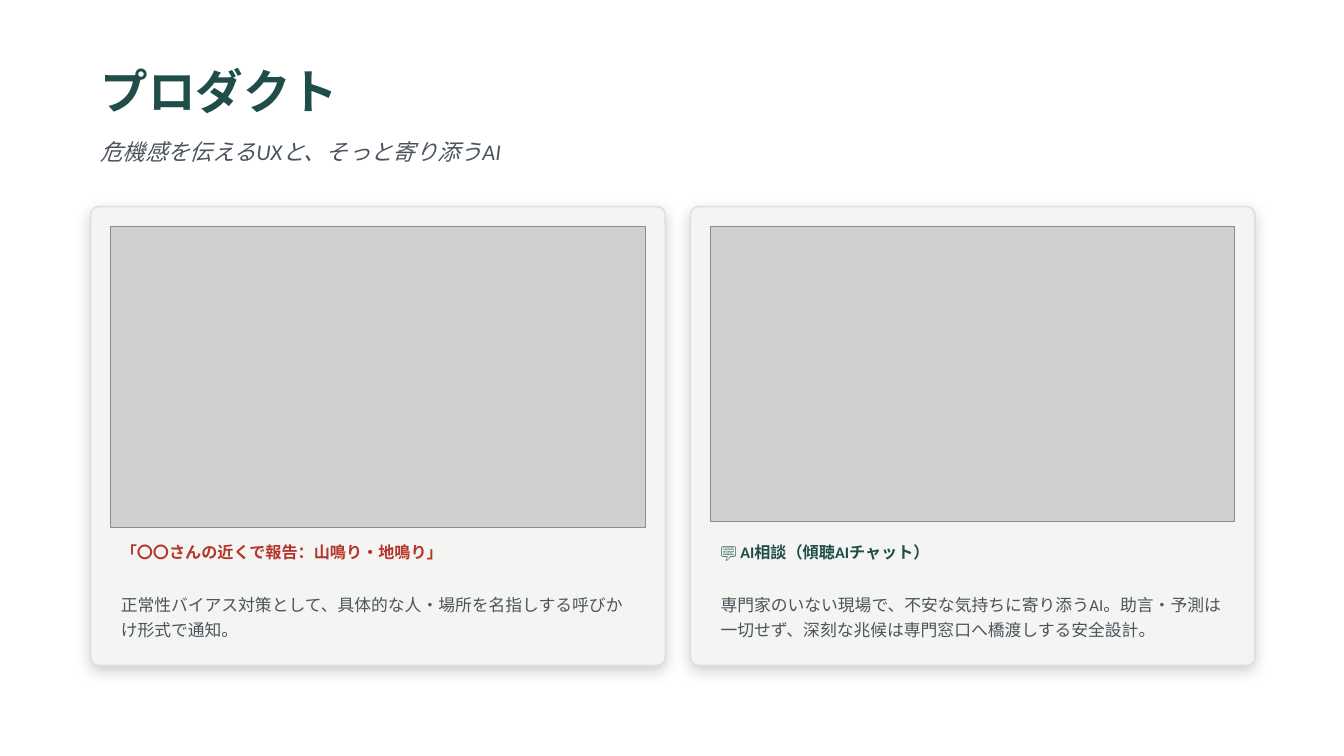
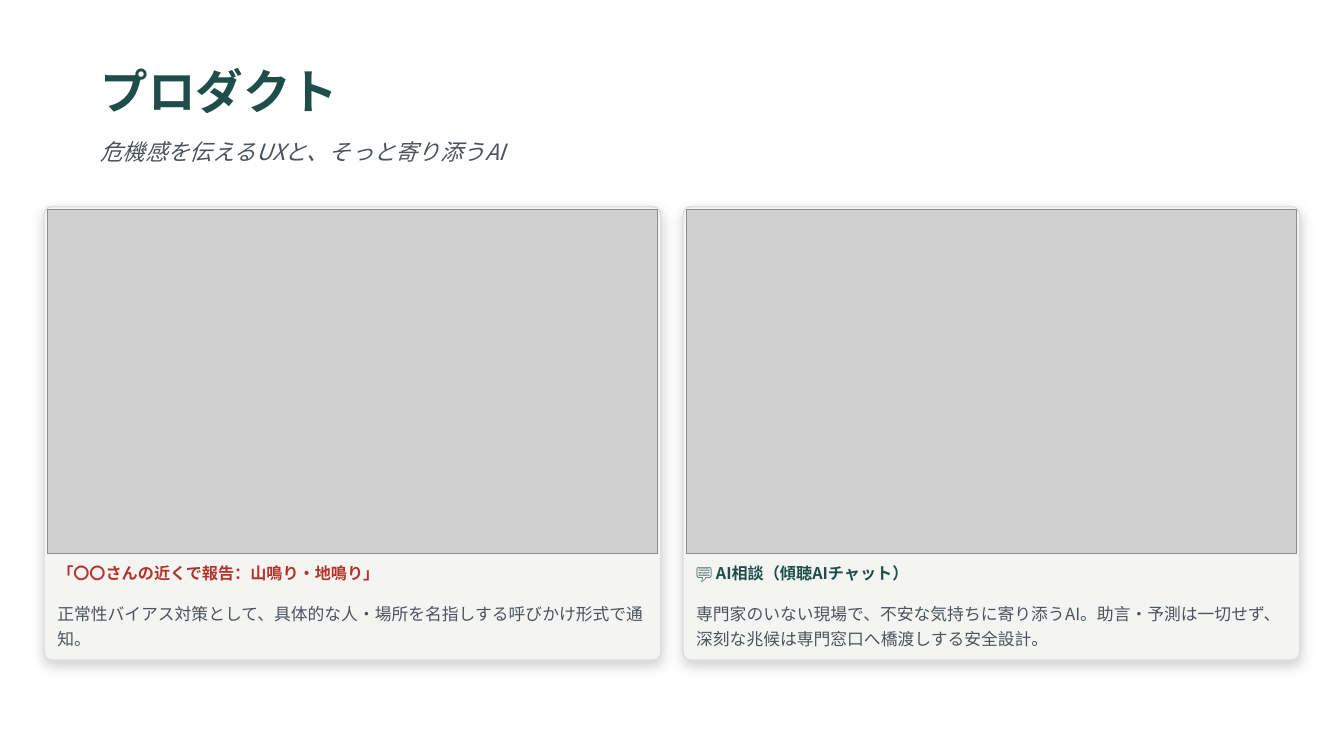
Before and after one commit to gurii-gabreh/Kizashi, a slide deck: slide 5 of kizashi-app/submission/presentation.pptx. Drawn at 1344x756 pixels with LibreOffice and Linux fonts; fonts in the diff are those of the drawing; grey boxes stand for pictures. Boxes give left, top, right and bottom in pixels: in the first picture for what was removed or moved away, otherwise in the second. Text is boxed around its words. In the diff, an @@ line names an element or a change of style, - is before the commit and + after.

```diff
--- a/kizashi-app/submission/presentation.pptx
+++ b/kizashi-app/submission/presentation.pptx
@@ rounded rectangle: place and size @@
-rounded rectangle at <box>91,207,665,665</box>
+rounded rectangle at <box>44,207,661,660</box>
@@ rounded rectangle: place and size @@
-rounded rectangle at <box>691,207,1255,665</box>
+rounded rectangle at <box>684,207,1301,660</box>
@@ picture: place and size @@
-picture at <box>111,227,645,527</box>
+picture at <box>47,210,657,554</box>
@@ picture: place and size @@
-picture at <box>711,227,1235,521</box>
+picture at <box>687,210,1297,554</box>
@@ font Calibri to Noto Sans CJK JP in 5 elements at <box>101,141,506,162</box>, <box>696,606,1280,647</box>, <box>57,606,643,646</box>, <box>732,565,909,581</box>, <box>57,565,379,581</box> @@
@@ text "「〇〇さんの近くで報告：山鳴り・地鳴り」": place and size @@
-text "「〇〇さんの近くで報告：山鳴り・地鳴り」" at <box>121,544,443,560</box>
+text "「〇〇さんの近くで報告：山鳴り・地鳴り」" at <box>57,565,379,581</box>
@@ text "💬 AI相談（傾聴AIチャット）": place and size @@
-text "💬 AI相談（傾聴AIチャット）" at <box>754,544,929,560</box>
+text "💬 AI相談（傾聴AIチャット）" at <box>732,565,909,581</box>
@@ text "正常性バイアス対策として、具体的な人・場所を名指しする呼びかけ形式で通知。": place and size @@
-text "正常性バイアス対策として、具体的な人・場所を名指しする呼びかけ形式で通知。" at <box>121,597,623,638</box>
+text "正常性バイアス対策として、具体的な人・場所を名指しする呼びかけ形式で通知。" at <box>57,606,643,646</box>
@@ text "専門家のいない現場で、不安な気持ちに寄り添うAI。助言・予測は一切せず、深刻な兆候は専門窓口へ橋渡しする安全設計。": place and size @@
-text "専門家のいない現場で、不安な気持ちに寄り添うAI。助言・予測は一切せず、深刻な兆候は専門窓口へ橋渡しする安全設計。" at <box>721,597,1221,638</box>
+text "専門家のいない現場で、不安な気持ちに寄り添うAI。助言・予測は一切せず、深刻な兆候は専門窓口へ橋渡しする安全設計。" at <box>696,606,1280,647</box>
```
Also in this commit, not shown: 7 other slides changed.
